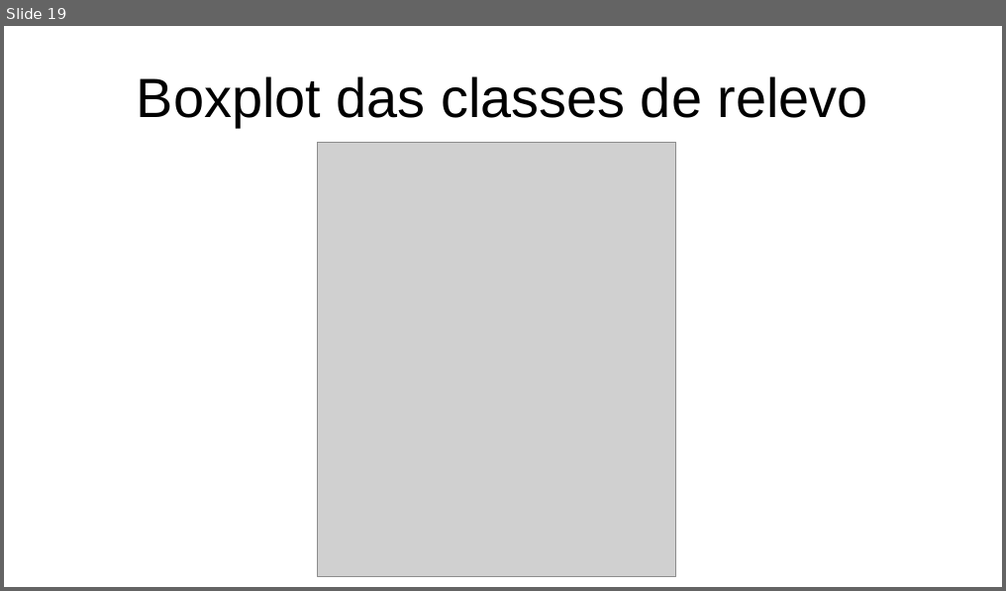
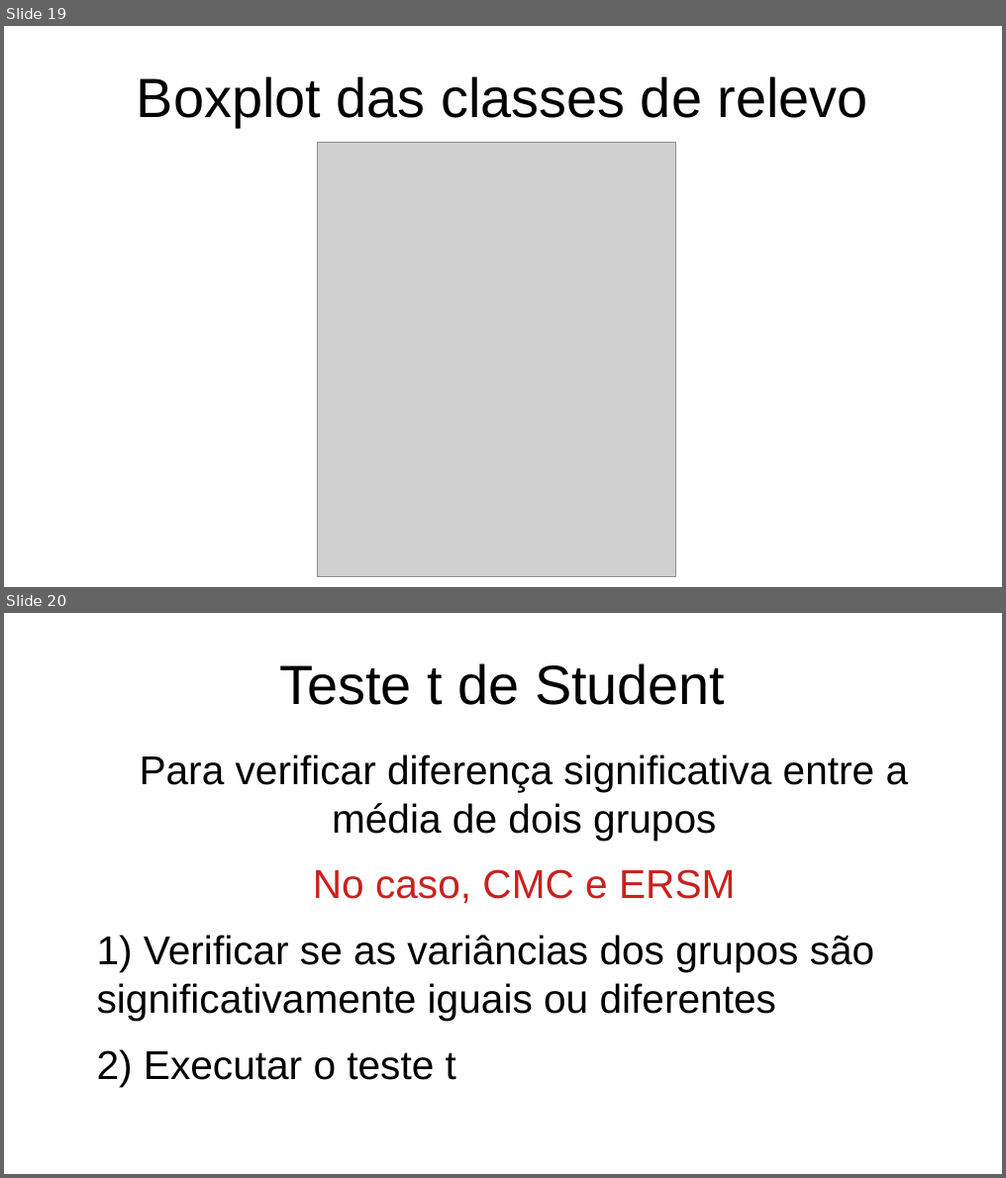
Before and after one commit to pjfernandes/curso_r, a slide deck: aula_3/apresentacao_aula_2.odp. Shown one above the other, each under a label of ours: slide 19 before the commit, slides 19 and 20 after it. The pictures are 1006x591 and 1006x1178 pixels, drawn with LibreOffice and Linux fonts; fonts in the diff are those of the drawing; grey boxes stand for pictures. Boxes give left, top, right and bottom in pixels: in the first picture for what was removed or moved away, otherwise in the second. Text is boxed around its words. In the diff, an @@ line names an element or a change of style, - is before the commit and + after.

```diff
--- a/aula_3/apresentacao_aula_2.odp
+++ b/aula_3/apresentacao_aula_2.odp
@@ slide 20 added at bbox=[4, 613, 1002, 1174], background #FFFFFF @@
@@ title added at bbox=[280, 663, 725, 705], 44 pt, text #000000 @@
+Teste t de Student
@@ text added at bbox=[97, 755, 909, 1086], 32 pt, text #000000 @@
+Para verificar diferença significativa entre a média de dois grupos
+No caso, CMC e ERSM
+1) Verificar se as variâncias dos grupos são significativamente iguais ou diferentes
+2) Executar o teste t
```
Also in this commit, not shown: 4 other slides added, 2 other files.
